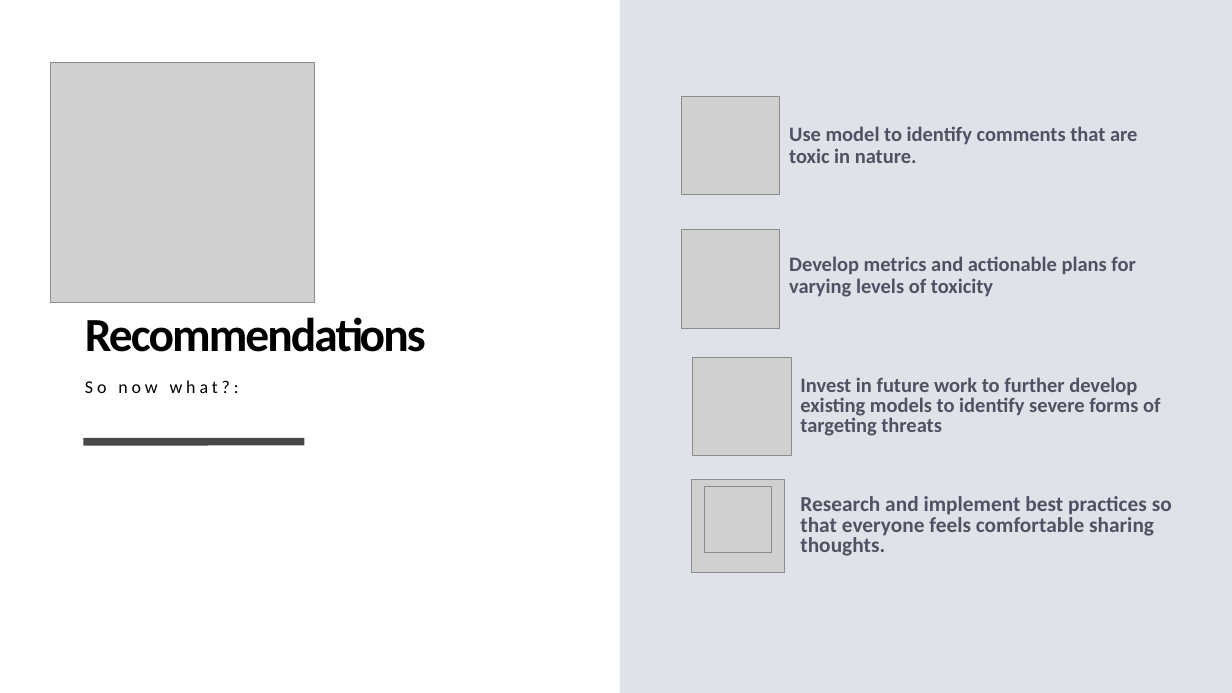
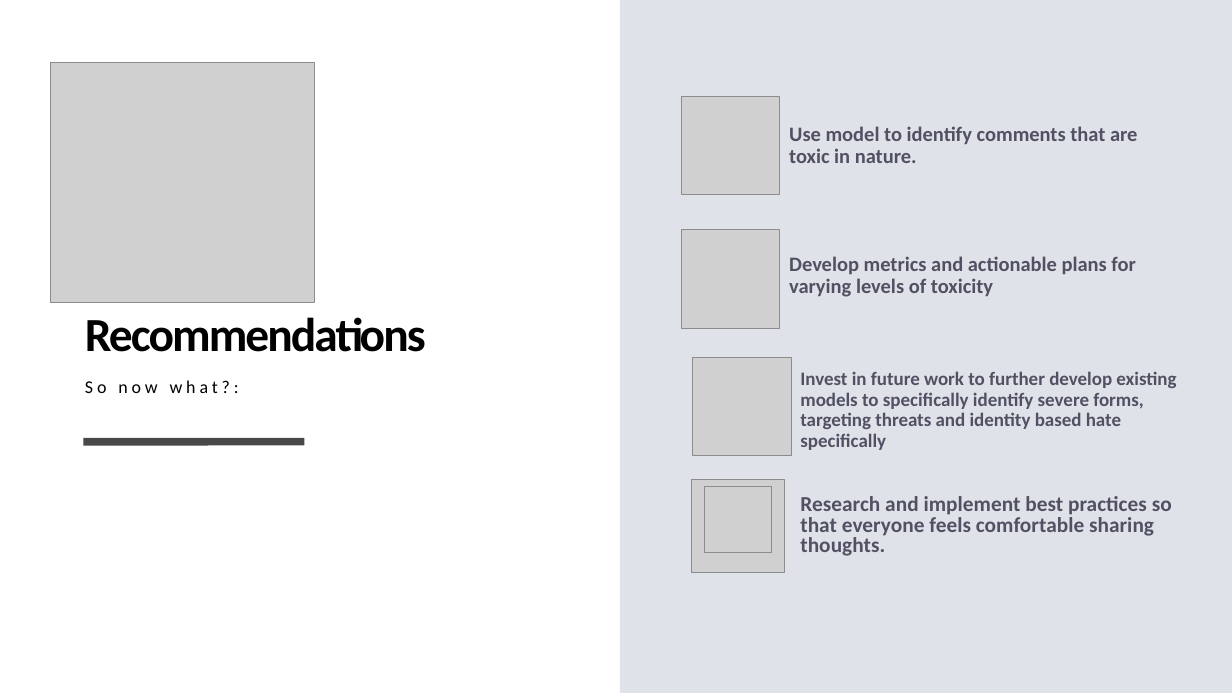
Before and after one commit to andiosika/NLP-to-identify-toxic-or-abusive-language-for-online-conversation-using-Keras-Deep-Learning-Models, a slide deck: slide 9 of NonToxic_Communication.pptx (slide 8 before the commit). Drawn at 1232x693 pixels with LibreOffice and Linux fonts; fonts in the diff are those of the drawing; grey boxes stand for pictures. Boxes give left, top, right and bottom in pixels: in the first picture for what was removed or moved away, otherwise in the second. Text is boxed around its words. In the diff, an @@ line names an element or a change of style, - is before the commit and + after.

```diff
--- a/NonToxic_Communication.pptx
+++ b/NonToxic_Communication.pptx
@@ text at (800,371,1176,450): text changed; size 16 to 14.8 pt @@
-Invest in future work to further develop existing models to identify severe forms of targeting threats
+Invest in future work to further develop existing models to specifically identify severe forms, targeting threats and identity based hate specifically
```
Also in this commit, not shown: 3 other slides changed, 3 slides added, 4 other files.
